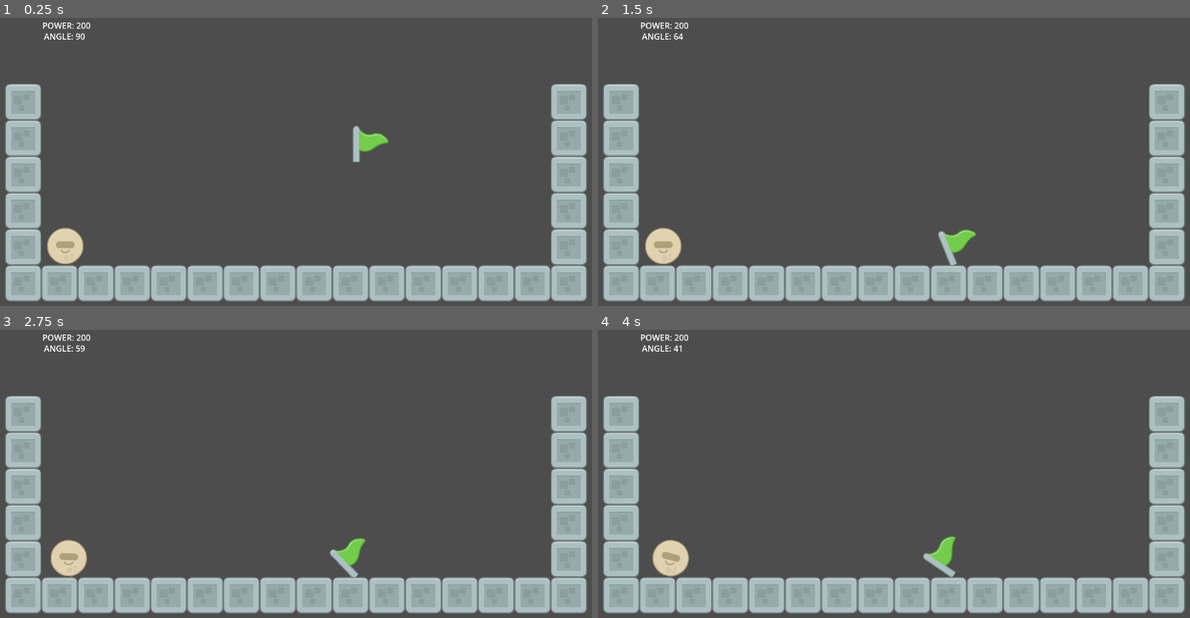
Above: before the commit, frames 1-4 (two rows, left to right).
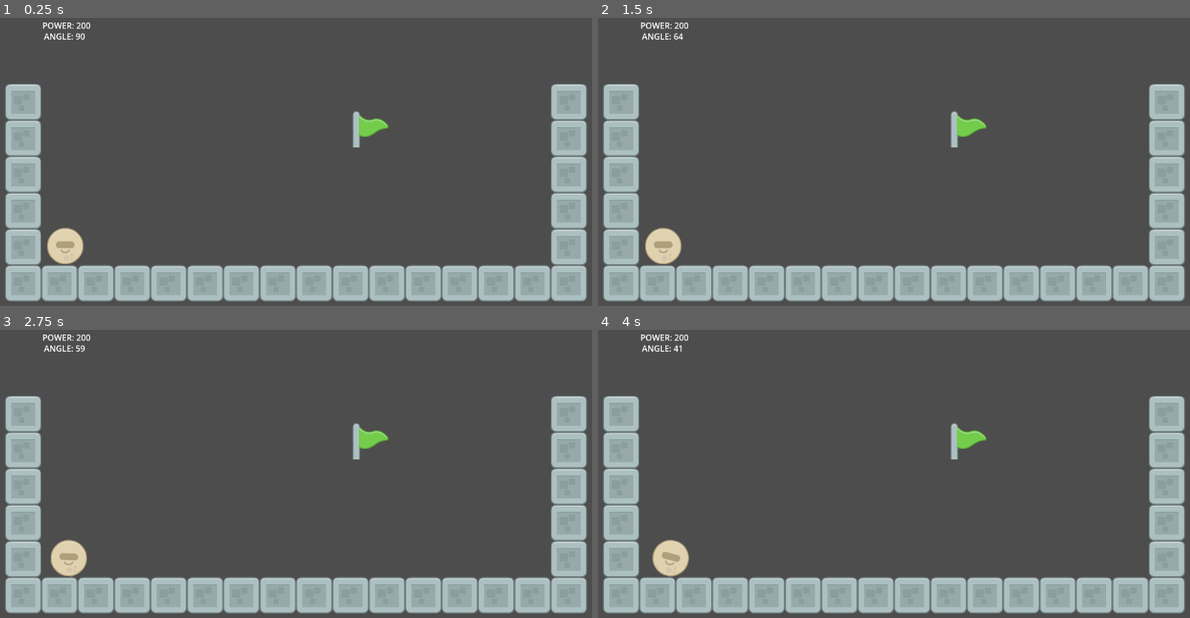
Above: after the commit, the same moments.

Repository: bsu-cs315/E1-evan.kiser
Game: Godot game, scene res://src/World.tscn
Two runs of this game, one before a commit and one after it. Both use one fixed random seed, a clock stepped at 60 frames per second and the inputs below.
Inputs:
- Up to frame 1 (0.25 s): no input
- Up to frame 2 (1.5 s): hold Up (angle_up) 0.53-1.28 s; tap Left (decrease_power) at 0.6 s; hold Down (angle_down) from 1.28 s (still down); tap Right (increase_power) at 1.35 s
- Up to frame 3 (2.75 s): release Down (angle_down) at 2.03 s; hold Up (angle_up) from 2.03 s (still down); tap Space (launch) at 2.1 s
- Up to frame 4 (4 s): tap Left (decrease_power) at 2.85 s; release Up (angle_up) at 3.53 s; hold Down (angle_down) from 3.53 s (still down); tap Right (increase_power) at 3.6 s

The runs differ from the first frame. In frame 1, 0.6% of the frame differs, in the area x 59-66%, y 32-51%; in frame 2, 0.8%, in the area x 57-66%, y 32-86%; in frame 3, 0.8%; in frame 4, 0.8%.

Commit message:
Print 'won' when Ball touches Goal object

Diff:
--- a/src/ball.tscn
+++ b/src/ball.tscn
@@ -7,6 +7,7 @@
 radius = 35.939
 
 [node name="Ball" type="RigidBody2D"]
+contact_monitor = true
 script = ExtResource("1_13nf2")
 
 [node name="CollisionShape2D" type="CollisionShape2D" parent="."]
--- /dev/null
+++ b/src/goal.gd
@@ -0,0 +1,15 @@
+extends RigidBody2D
+
+
+# Called when the node enters the scene tree for the first time.
+func _ready() -> void:
+	pass # Replace with function body.
+
+
+# Called every frame. 'delta' is the elapsed time since the previous frame.
+func _process(delta: float) -> void:
+	pass
+
+
+func _on_body_entered(body: Node) -> void:
+	print("WiN")
--- a/src/goal.tscn
+++ b/src/goal.tscn
@@ -1,12 +1,18 @@
-[gd_scene load_steps=3 format=3 uid="uid://bxksofx86bvrw"]
+[gd_scene load_steps=4 format=3 uid="uid://bxksofx86bvrw"]
 
+[ext_resource type="Script" path="res://src/goal.gd" id="1_8arol"]
 [ext_resource type="Texture2D" uid="uid://ce68jidv1yeb6" path="res://assets/flagGreen.png" id="1_8leh5"]
 
 [sub_resource type="CapsuleShape2D" id="CapsuleShape2D_qf7dr"]
-radius = 41.0
-height = 82.0
+radius = 43.0
+height = 98.0
 
 [node name="Goal" type="RigidBody2D"]
+disable_mode = 2
+gravity_scale = 0.0
+contact_monitor = true
+max_contacts_reported = 1
+script = ExtResource("1_8arol")
 
 [node name="CollisionShape2D" type="CollisionShape2D" parent="."]
 position = Vector2(-11, 2)
@@ -15,3 +21,5 @@
 [node name="Sprite2D" type="Sprite2D" parent="."]
 position = Vector2(-4, 3)
 texture = ExtResource("1_8leh5")
+
+[connection signal="body_entered" from="." to="." method="_on_body_entered"]
--- a/src/world.gd
+++ b/src/world.gd
@@ -1,9 +1,4 @@
 extends Node2D
-
-
-# Called when the node enters the scene tree for the first time.
-func _ready() -> void:
-	pass # Replace with function body.
 
 
 # Called every frame. 'delta' is the elapsed time since the previous frame.
Not shown, added: src/Wor3E90.tmp
Not shown, added: src/Wor6974.tmp
Not shown, added: src/Wor9F3.tmp
Not shown, added: src/WorAC7D.tmp
Not shown, added: src/WorC7D9.tmp
